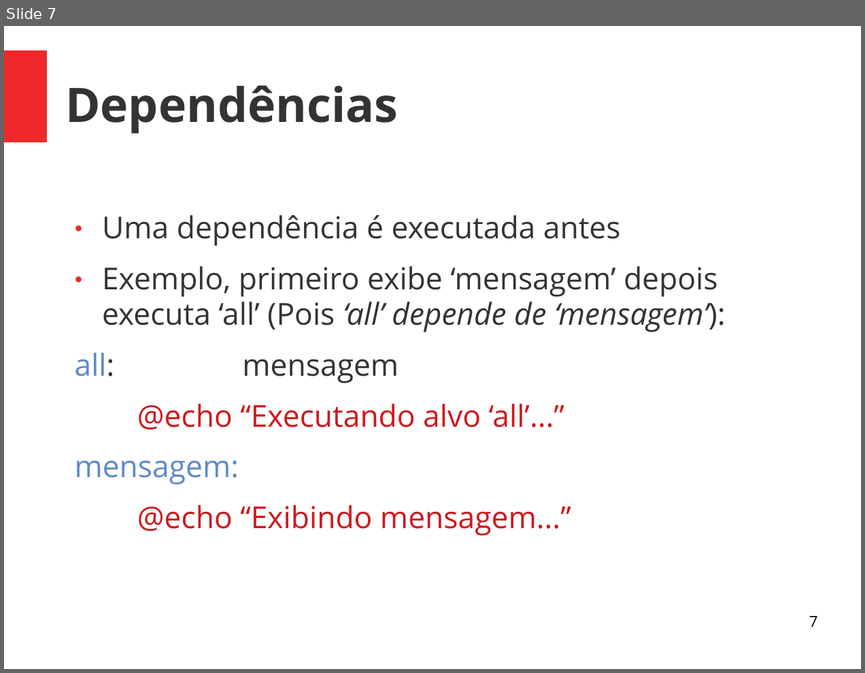
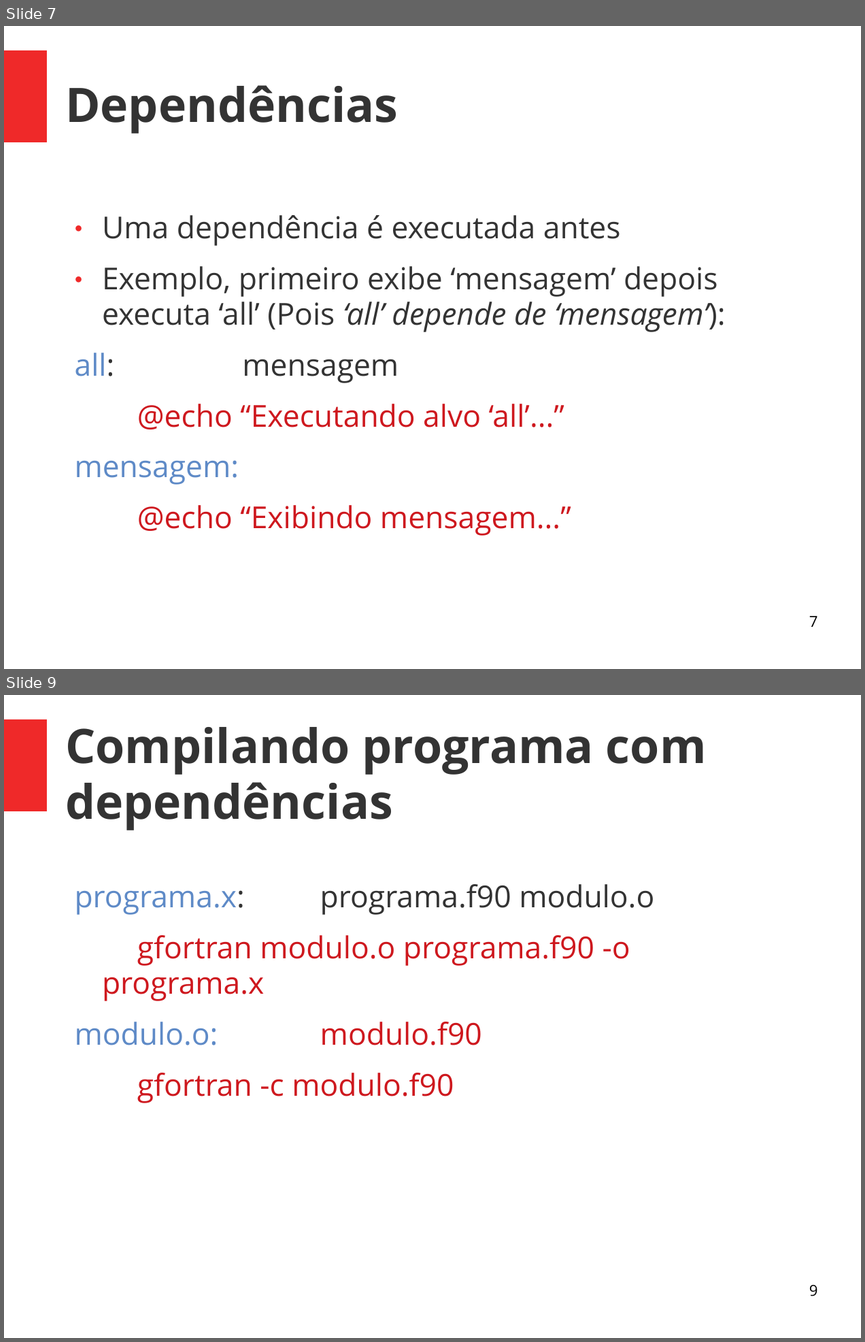
Before and after one commit to Geofisicando/curso-Makefile, a slide deck: slides/Apresentação_curso_Makefile.ppt. Shown one above the other, each under a label of ours: slide 7 before the commit, slides 7 and 9 after it; the slides between them are not shown. The pictures are 865x673 and 865x1342 pixels, drawn with LibreOffice and Linux fonts; fonts in the diff are those of the drawing. Boxes give left, top, right and bottom in pixels: in the first picture for what was removed or moved away, otherwise in the second. Text is boxed around its words. In the diff, an @@ line names an element or a change of style, - is before the commit and + after.

Commit message:
Aula e exemplo sobre definição de alvos e dependências e compilação de módulos com Makefile

```diff
--- a/slides/Apresentação_curso_Makefile.ppt
+++ b/slides/Apresentação_curso_Makefile.ppt
@@ slide 9 added at bbox=[4, 695, 861, 1338], background #FFFFFF; not listed: 1 template element that a slide beside it also shows @@
@@ title added at bbox=[65, 727, 706, 830], 44 pt, text #333333, bold @@
+Compilando programa com dependências
@@ text added at bbox=[75, 884, 654, 1103], 28 pt, text #CE181E @@
+programa.x: programa.f90 modulo.o
+gfortran modulo.o programa.f90 -o programa.x
+modulo.o: modulo.f90
+gfortran -c modulo.f90
@@ page number added at bbox=[809, 1285, 818, 1296], 14 pt, text #000000 @@
+9
```
Also in this commit, not shown: 1 slide changed, 1 other slide added, 4 other files.
